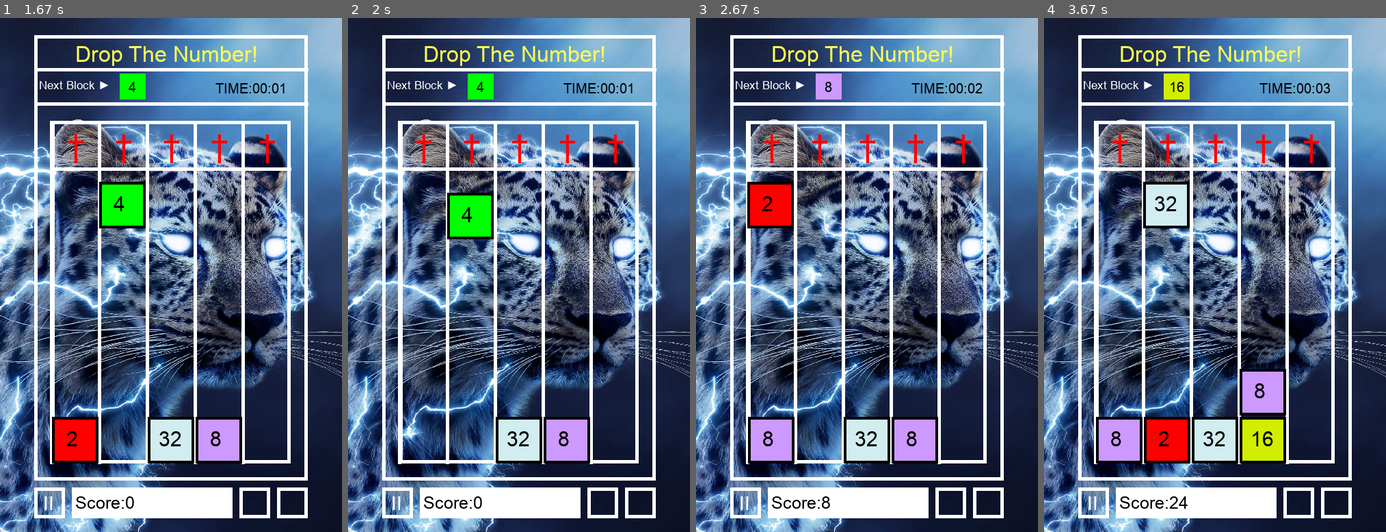
Above: before the commit, frames 1-4 (left to right).
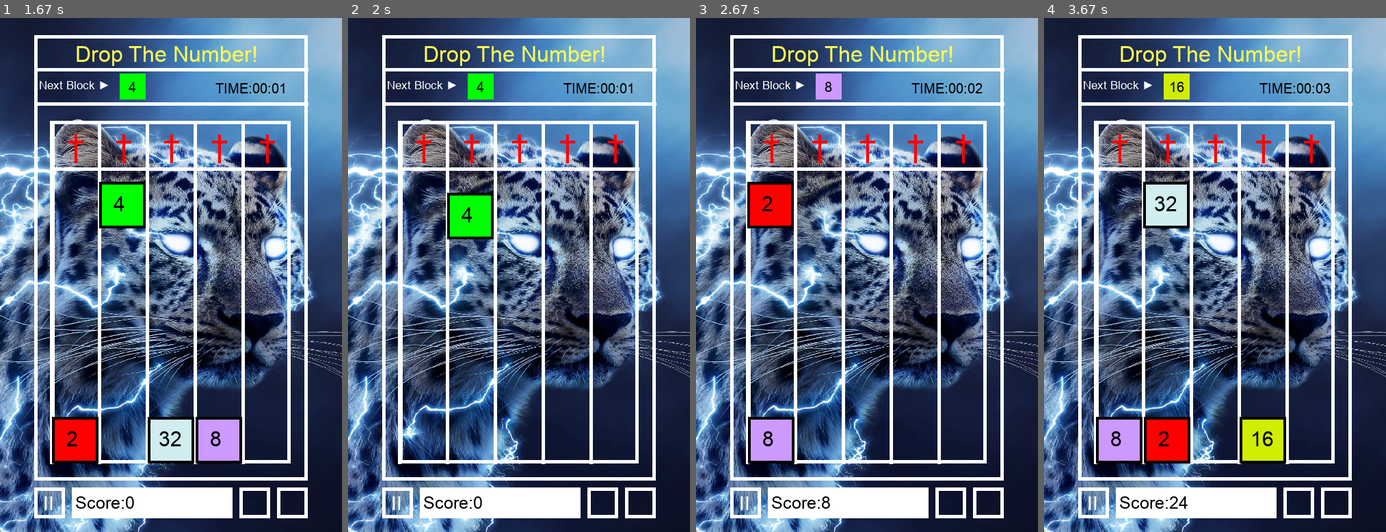
Above: after the commit, the same moments.

Repository: Allen-wa-ng/09170134githw1
Game: pygame game, started from game-lu.py
Two runs of this game, one before a commit and one after it. Both use one fixed random seed, a clock stepped at 60 frames per second and the inputs below.
Inputs (mouse positions are in pixels of both pictures, inside the frame that each line leads up to):
- Up to frame 1 (1.67 s): click (253, 501) at 0.38 s; click (218, 316) at 0.72 s; click (184, 336) at 1.05 s; click (54, 398) at 1.38 s
- Up to frame 2 (2 s): click (601, 501) at 1.72 s
- Up to frame 3 (2.67 s): click (764, 244) at 2.05 s; click (781, 398) at 2.38 s
- Up to frame 4 (3.67 s): click (1187, 244) at 2.72 s; click (1273, 454) at 3.05 s; click (1262, 341) at 3.38 s

Frame 1 is identical in both runs. In frame 2, 2.4% of the frame differs, in the area x 43-71%, y 77-87%; in frame 3, 2.4%; in frame 4, 2.4%.

Commit message:
super spuer power

Diff:
--- a/game-lu.py
+++ b/game-lu.py
@@ -428,11 +428,15 @@
                 max_y_axis = 582-70*(len(blocks[track]))
                 blockAppend()
             elif mouseX in range(348,395) and mouseY in range(685,729):
-                try:
+
                     for i in range(0,5):
-                        del blocks[i][0]
+                        try:
+                            del blocks[i][0]
+                        except IndexError:
+                            pass
                         for j in range(len(blocks[i])):
-                            blocks[i][j][2]+=70
-                            print("dropped")
-                except IndexError:
-                    pass
+                            try:
+                                blocks[i][j][2]+=70
+                                print("dropped")
+                            except IndexError:
+                                pass
